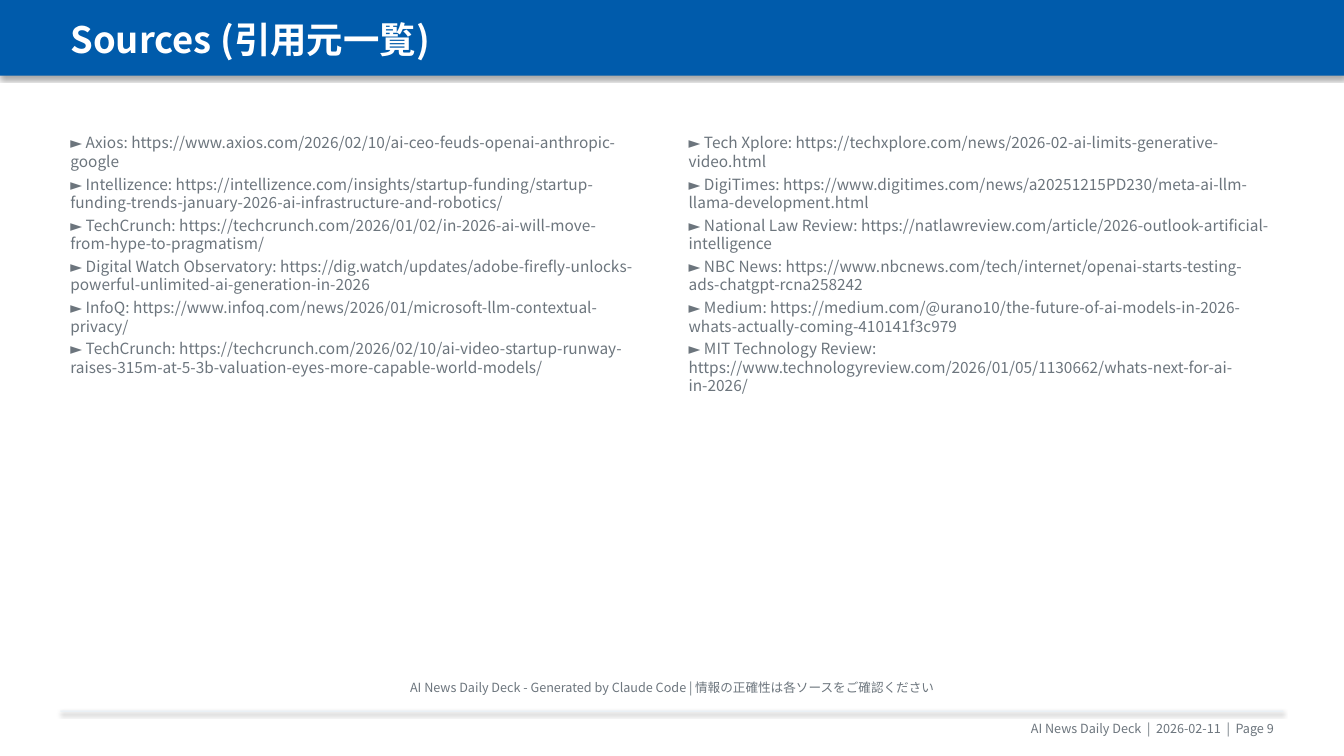
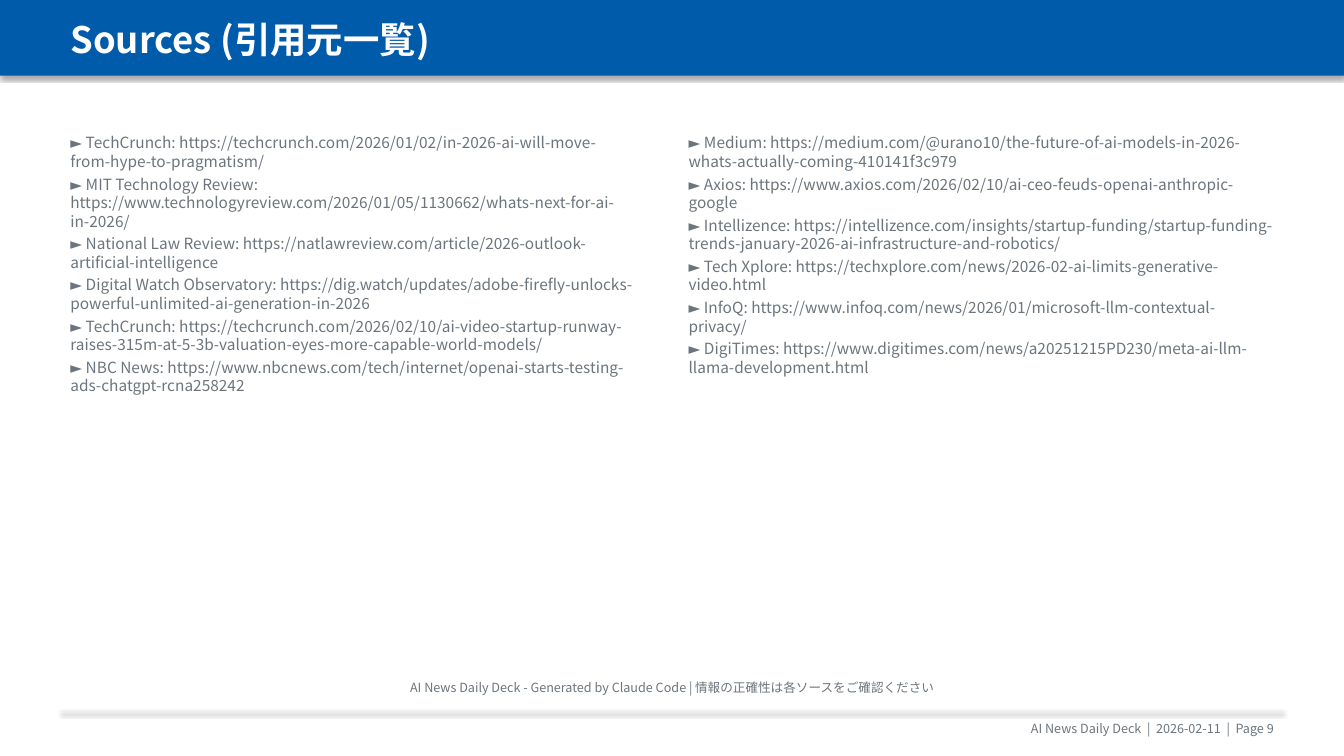
Before and after one commit to chel2311/ai-news-deck-reports, a slide deck: slide 10 of 2026-02-11/report.pptx. Drawn at 1344x756 pixels with LibreOffice and Linux fonts; fonts in the diff are those of the drawing. Boxes give left, top, right and bottom in pixels: in the first picture for what was removed or moved away, otherwise in the second. Text is boxed around its words. In the diff, an @@ line names an element or a change of style, - is before the commit and + after.

```diff
--- a/2026-02-11/report.pptx
+++ b/2026-02-11/report.pptx
@@ text at (x1=70, y1=135, x2=615, y2=212): paragraphs removed @@
-► Axios: https://www.axios.com/2026/02/10/ai-ceo-feuds-openai-anthropic-google
-► Intellizence: https://intellizence.com/insights/startup-funding/startup-funding-trends-january-2026-ai-infrastructure-and-robotics/
@@ text at (x1=689, y1=135, x2=1272, y2=253): paragraphs added @@
+► Medium: https://medium.com/@urano10/the-future-of-ai-models-in-2026-whats-actually-coming-410141f3c979
+► Axios: https://www.axios.com/2026/02/10/ai-ceo-feuds-openai-anthropic-google
+► Intellizence: https://intellizence.com/insights/startup-funding/startup-funding-trends-january-2026-ai-infrastructure-and-robotics/
@@ text at (x1=70, y1=178, x2=614, y2=272): paragraphs added @@
+► MIT Technology Review: https://www.technologyreview.com/2026/01/05/1130662/whats-next-for-ai-in-2026/
+► National Law Review: https://natlawreview.com/article/2026-outlook-artificial-intelligence
@@ text at (x1=689, y1=218, x2=1268, y2=394): paragraphs removed @@
-► National Law Review: https://natlawreview.com/article/2026-outlook-artificial-intelligence
-► NBC News: https://www.nbcnews.com/tech/internet/openai-starts-testing-ads-chatgpt-rcna258242
-► Medium: https://medium.com/@urano10/the-future-of-ai-models-in-2026-whats-actually-coming-410141f3c979
-► MIT Technology Review: https://www.technologyreview.com/2026/01/05/1130662/whats-next-for-ai-in-2026/
@@ text at (x1=70, y1=300, x2=597, y2=336): paragraph removed @@
-► InfoQ: https://www.infoq.com/news/2026/01/microsoft-llm-contextual-privacy/
@@ text at (x1=689, y1=300, x2=1215, y2=336): paragraph added @@
+► InfoQ: https://www.infoq.com/news/2026/01/microsoft-llm-contextual-privacy/
@@ text at (x1=70, y1=361, x2=623, y2=395): paragraph added @@
+► NBC News: https://www.nbcnews.com/tech/internet/openai-starts-testing-ads-chatgpt-rcna258242
```
Also in this commit, not shown: 3 other files.
